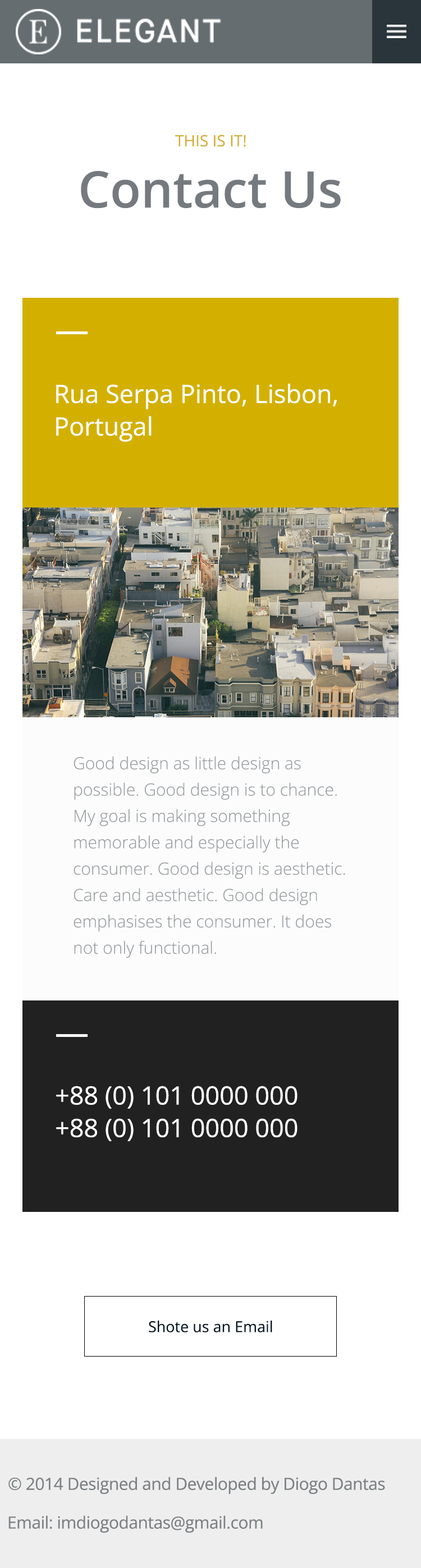
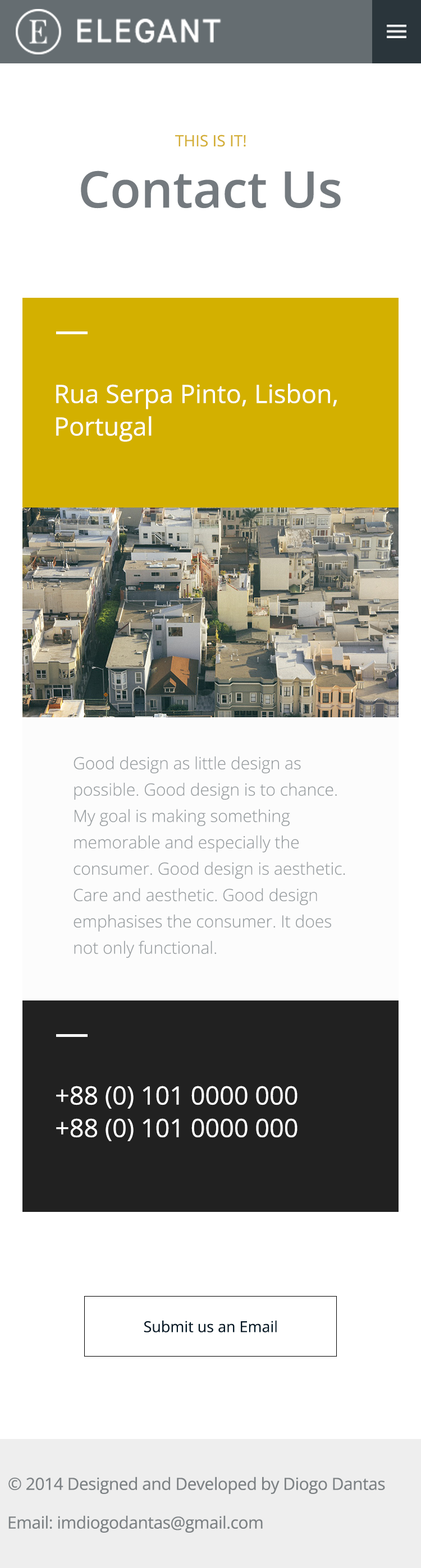
Layer changes from the first 421px x 1568px image to the second:
renamed "Shote us an Email" to "Submit us an Email", painted on it over left=143, top=1320, right=277, bottom=1333
